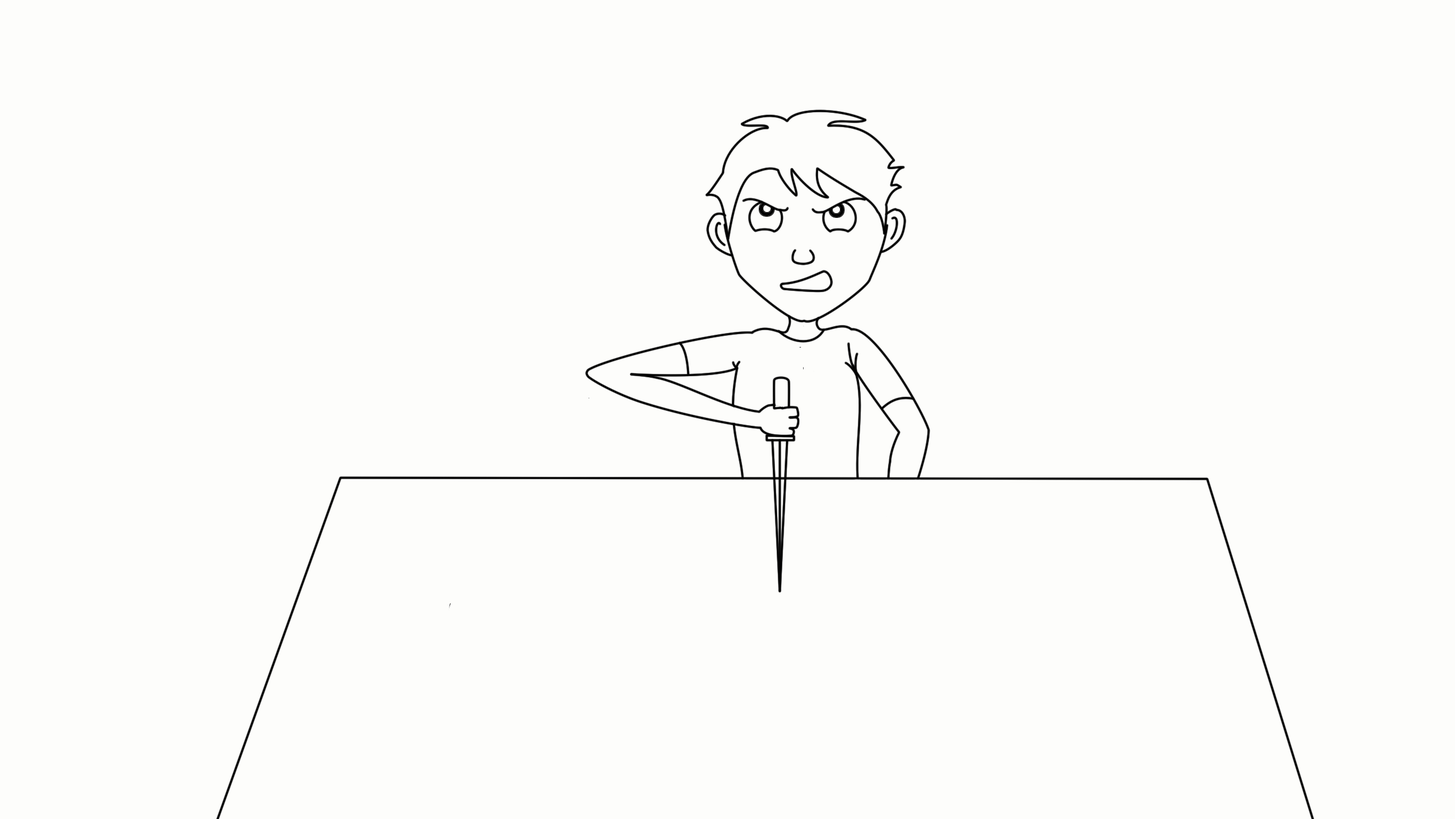
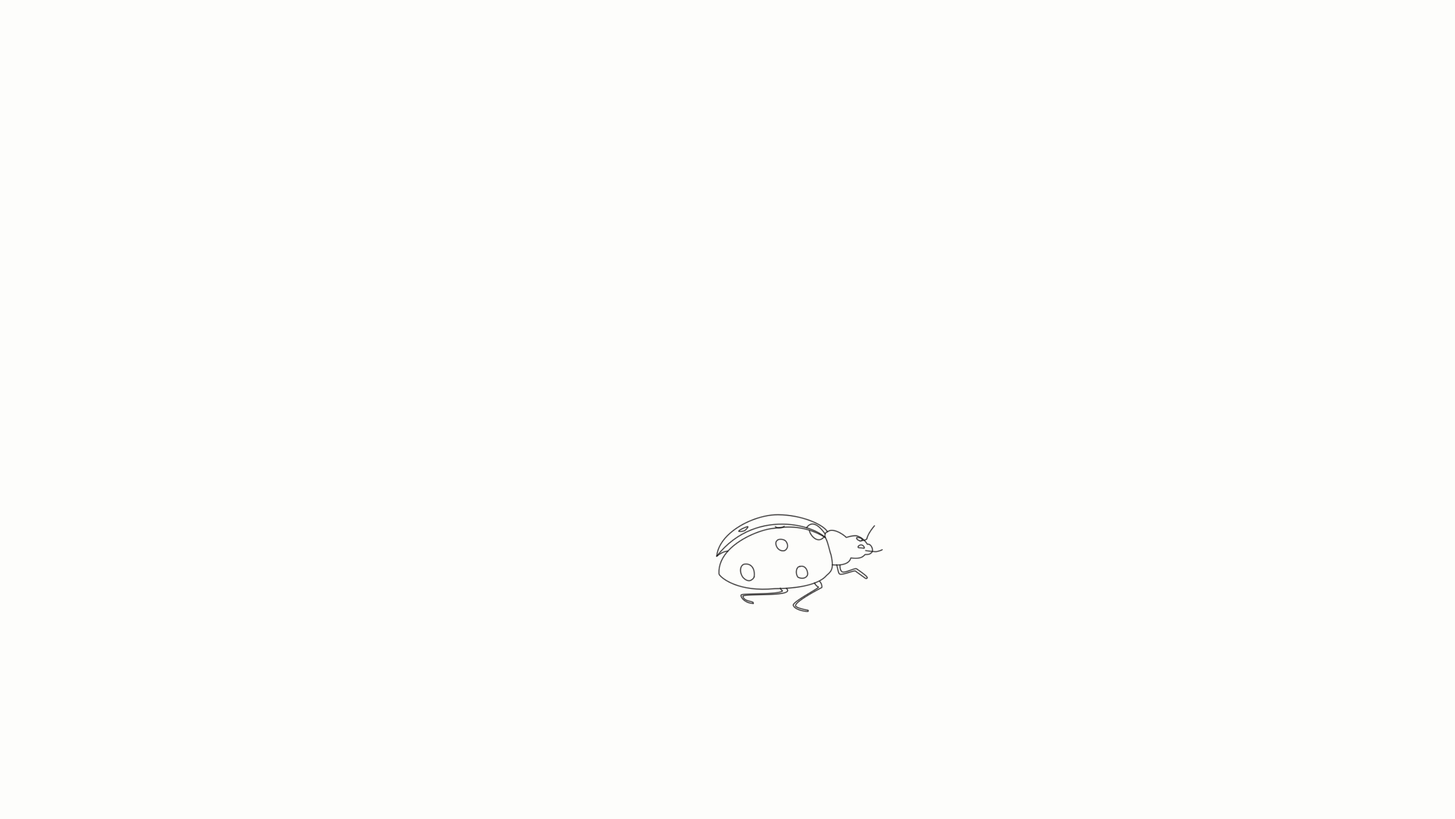
The second (1455, 819) image is a revision of the first. Changes to its layers:
hid "Layer 2" over 216, 109, 1315, 819
added layer "Layer 6" above "Background" over 715, 513, 884, 613
